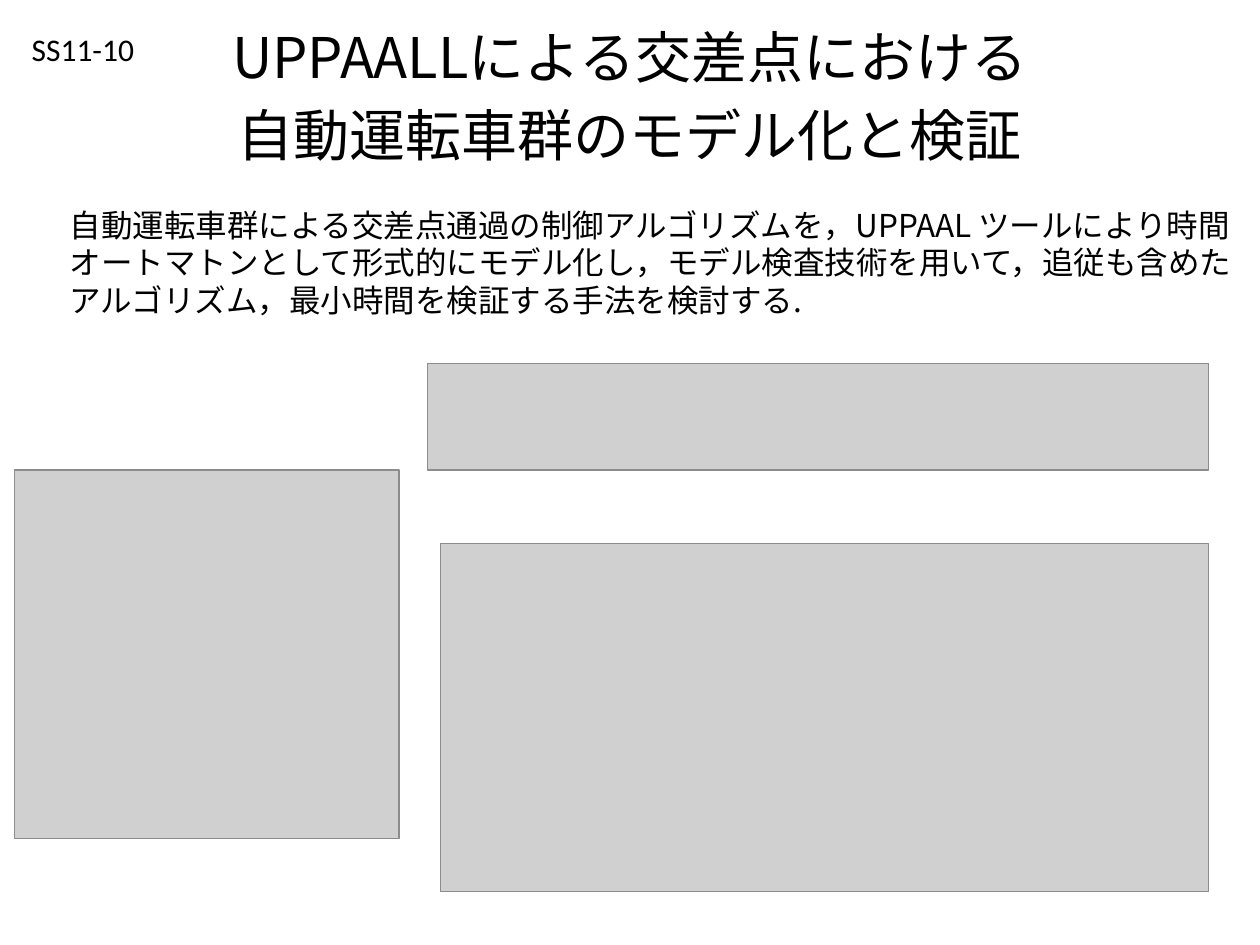
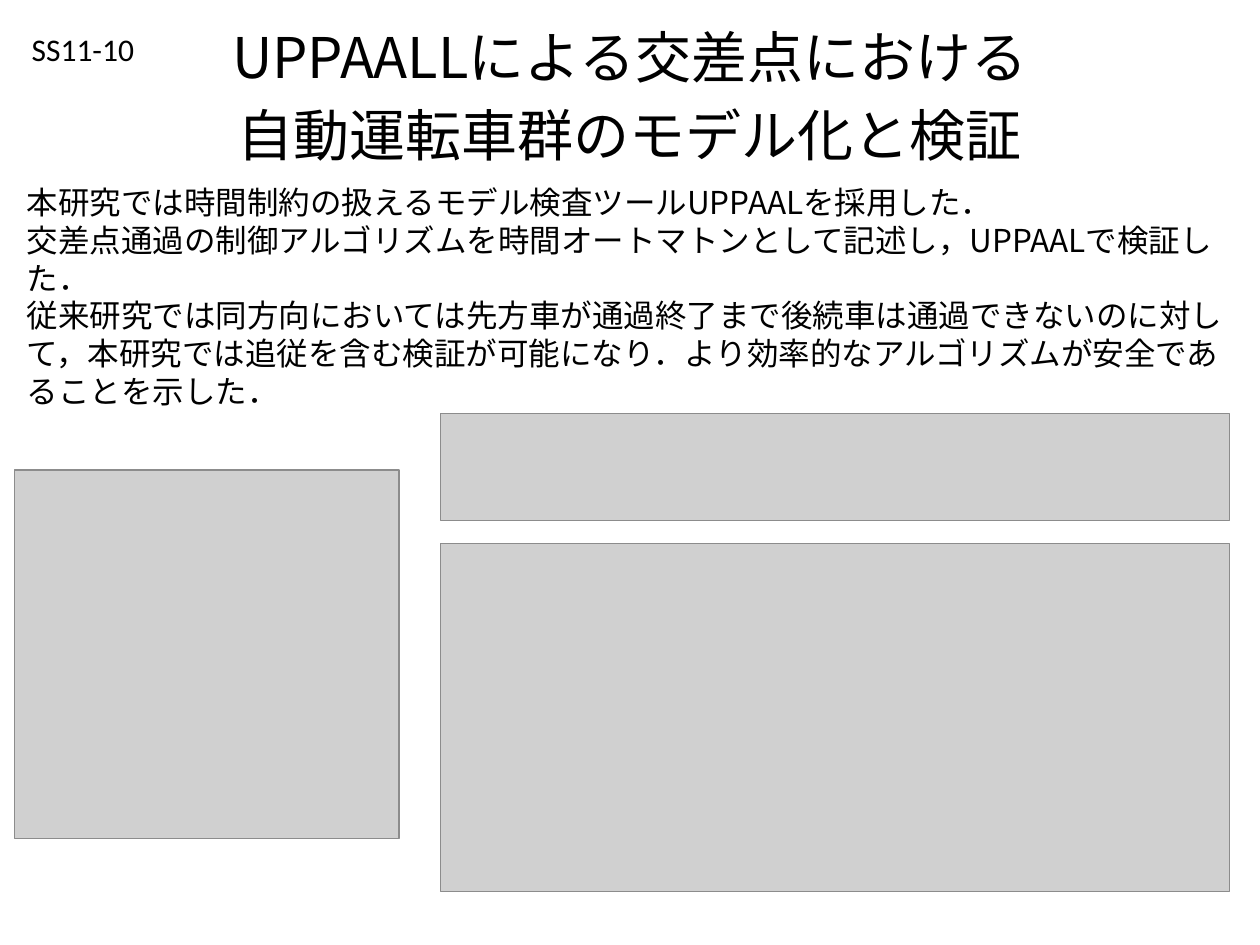
Before and after one commit to Sahara62/SSI2019, a slide deck: slide 1 of ssi19shortP.pptx. Drawn at 1260x945 pixels with LibreOffice and Linux fonts; fonts in the diff are those of the drawing; grey boxes stand for pictures. Boxes give left, top, right and bottom in pixels: in the first picture for what was removed or moved away, otherwise in the second. Text is boxed around its words. In the diff, an @@ line names an element or a change of style, - is before the commit and + after.

Commit message:
文章変更

```diff
--- a/ssi19shortP.pptx
+++ b/ssi19shortP.pptx
@@ text at [27, 187, 1222, 406]: text changed @@
-自動運転車群による交差点通過の制御アルゴリズムを，UPPAAL ツールにより時間オートマトンとして形式的にモデル化し，モデル検査技術を用いて，追従も含めたアルゴリズム，最小時間を検証する手法を検討する.
+本研究では時間制約の扱えるモデル検査ツールUPPAALを採用した．
+交差点通過の制御アルゴリズムを時間オートマトンとして記述し，UPPAALで検証した．
+従来研究では同方向においては先方車が通過終了まで後続車は通過できないのに対して，本研究では追従を含む検証が可能になり．より効率的なアルゴリズムが安全であることを示した．
@@ picture: place and size @@
-picture at [427, 363, 1208, 470]
+picture at [441, 413, 1230, 520]
@@ picture: place and size @@
-picture at [441, 543, 1210, 891]
+picture at [441, 543, 1230, 891]
```
